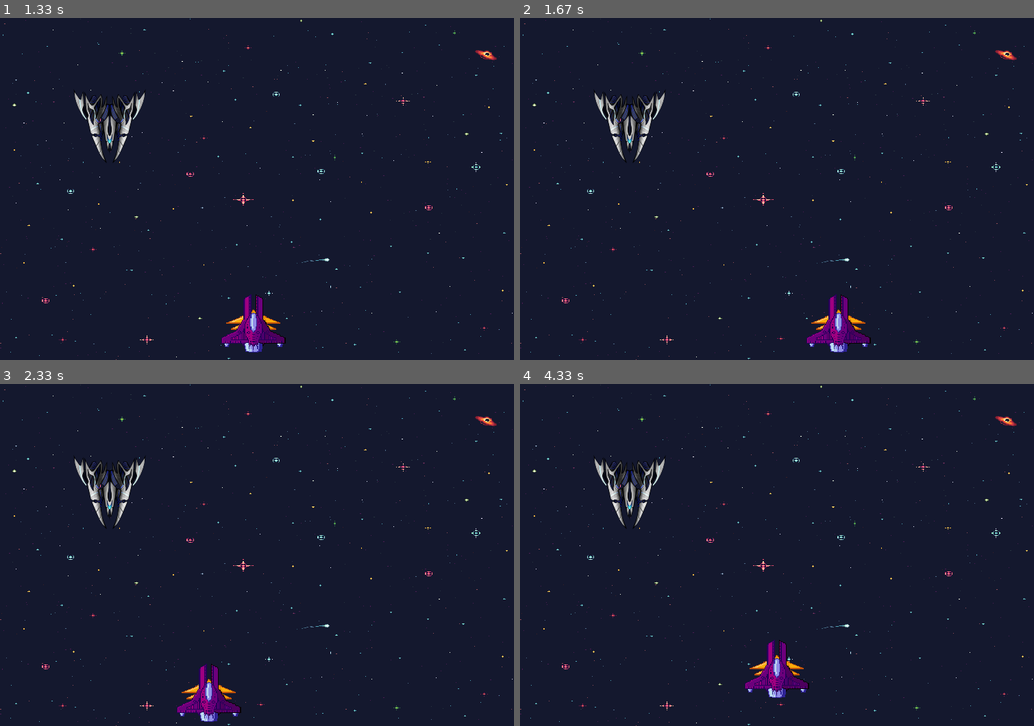
Above: before the commit, frames 1-4 (two rows, left to right).
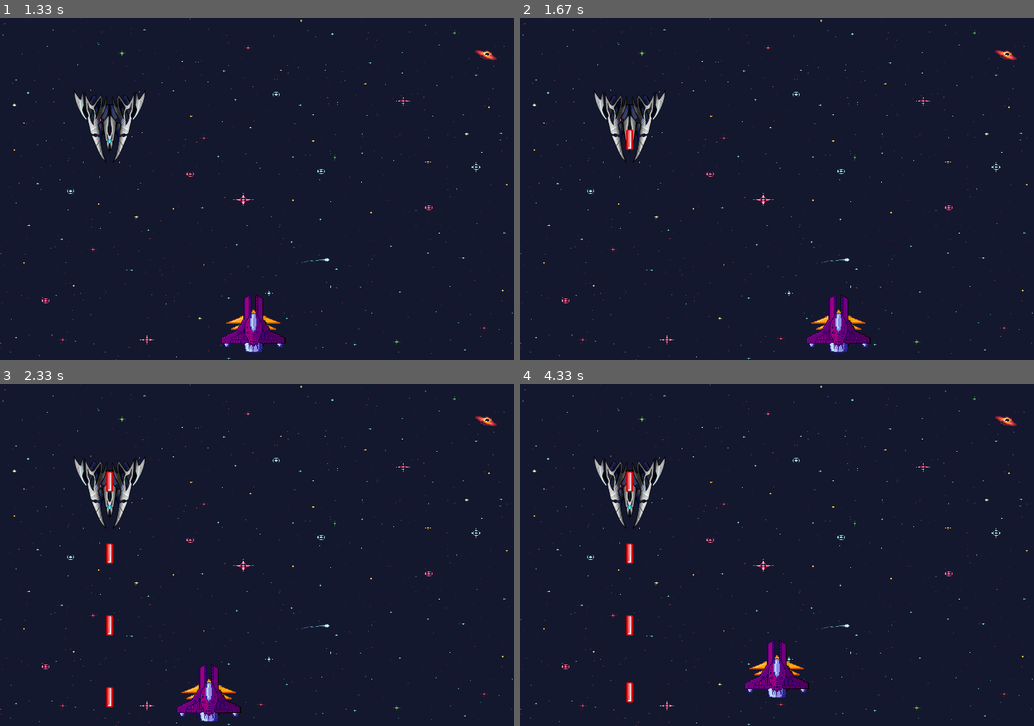
Above: after the commit, the same moments.

Repository: cjs-13/Projeto_pygame
Game: pygame game, started from main.py
Two runs of this game, one before a commit and one after it. Both use one fixed random seed, a clock stepped at 60 frames per second and the inputs below.
Inputs:
- Up to frame 1 (1.33 s): hold D 0.33-0.8 s; hold W 0.83-1.13 s; hold D from 1.17 s (still down)
- Up to frame 2 (1.67 s): release D at 1.63 s
- Up to frame 3 (2.33 s): hold A 1.67-2.2 s; hold S from 2.23 s (still down)
- Up to frame 4 (4.33 s): release S at 2.53 s; hold A 2.57-2.97 s; hold W 3-3.37 s; hold D 3.4-4.03 s; hold S from 4.07 s (still down)

Frame 1 is identical in both runs. In frame 2, less than 0.1% of the frame differs, in the area x 20-22%, y 32-39%; in frame 3, 0.3%, in the area x 20-22%, y 25-95%; in frame 4, 0.3%.

Commit message:
Colisao do laser inimigo com o player

Diff:
--- a/main.py
+++ b/main.py
@@ -20,10 +20,10 @@
     NAVES_INIMIGAS.append(pygame.image.load(os.path.join("assets", f"enemy_ship ({i}).png")).convert_alpha())
 LASER_RED = pygame.image.load(os.path.join("assets", "laser_red.png")).convert_alpha()
 LASER_BLUE = pygame.image.load(os.path.join("assets", "laser_blue.png")).convert_alpha()
-BG = pygame.transform.scale(pygame.image.load(os.path.join("assets", "BG.png")), (LARGURA, ALTURA))
+BG = pygame.transform.scale(pygame.image.load(os.path.join("assets", "BG.png")).convert(), (LARGURA, ALTURA))
 BG_MENU = list()
 for i in range(1, 6):
-    BG_MENU.append(pygame.transform.scale(pygame.image.load(os.path.join("assets", f"BG_menu ({i}).png")), (LARGURA, ALTURA)))
+    BG_MENU.append(pygame.transform.scale(pygame.image.load(os.path.join("assets", f"BG_menu ({i}).png")).convert(), (LARGURA, ALTURA)))
 ICONE = pygame.image.load(os.path.join("assets", "space_ship.png"))
 LOGO = pygame.transform.scale(pygame.image.load(os.path.join("assets", "titulo.png")), (400, 400))
 
@@ -40,7 +40,7 @@
         self.nave = nave
 
     def draw(self, tela):
-        tela.blit(self.img, (self.x + self.nave.largura()//2 - 5, self.y))
+        tela.blit(self.img, (self.x + self.nave.largura()//2 - (self.img.get_width()//2), self.y))
 
     def mover(self, vel):
         self.y += vel
@@ -48,8 +48,8 @@
     def fora_tela(self, altura):
         return self.y <= 0 or self.y >= altura
 
-    def colisao(self, obj):
-        return testa_colisao(self, obj)
+    def colisao(self, obj, validar):
+        return testa_colisao(self, obj, validar)
 
     def largura(self):
         return self.img.get_width()
@@ -63,6 +63,7 @@
         self.y = y
         self.nave_img = None
         self.laser_img = None
+        self.tipo = None
         self.lasers = list()
         self.firerate = 15
         self.cool_down_counter = self.firerate
@@ -84,8 +85,6 @@
     def firerateup(self):
         if self.firerate >= 2:
             self.firerate -= 1
-
-
     def fireratedown(self):
         self.firerate += 1
 
@@ -95,20 +94,11 @@
         else:
             self.scattershot = True
 
-    def mover_laser(self, vel, obj):
-        for laser in self.lasers:
-            laser.move(vel)
-            if laser.fora_tela(ALTURA):
-                self.lasers.remove(laser)
-            elif laser.colisao(obj):
-                self.lasers.remove(laser)
-
     def largura(self):
         return self.nave_img.get_width()
 
     def altura(self):
         return self.nave_img.get_height()
-
 
 class Jogador(Nave):
     def __init__(self, x, y):
@@ -116,6 +106,7 @@
         self.nave_img = NAVE_PRINCIPAL
         self.laser_img = LASER_PRINCIPAL
         self.mascara = pygame.mask.from_surface(self.nave_img)
+        self.tipo = "Jogador"
 
     def mover_laser(self, vel, objs):
         for laser in self.lasers:
@@ -124,8 +115,8 @@
                 self.lasers.remove(laser)
             else:
                 for obj in objs:
-                    if laser.colisao(obj):
-                        objs.remove(obj)
+                    if laser.colisao(obj, True):
+                        #objs.remove(obj)
                         self.lasers.remove(laser)
 
 class Inimigo(Nave):
@@ -134,10 +125,23 @@
         self.nave_img = NAVES_INIMIGAS[2]
         self.laser_img = LASER_RED
         self.mascara = pygame.mask.from_surface(self.nave_img)
-
-def testa_colisao(obj1, obj2):
-    diff_x = obj2.x - obj1.x - (obj2.largura()//2) + ((obj1.largura() * 3)//2)
-    diff_y = obj2.y - obj1.y
+        self.tipo = "Inimigo"
+
+    def mover_laser(self, vel, obj):
+        for laser in self.lasers:
+            laser.mover(vel)
+            if laser.fora_tela(ALTURA):
+                self.lasers.remove(laser)
+            elif laser.colisao(obj, False):
+                self.lasers.remove(laser)
+
+def testa_colisao(obj1, obj2, validar):
+    if validar:
+        diff_x = obj2.x - obj1.x - (obj2.largura()//2) + ((obj1.largura() * 3)//2)
+        diff_y = obj2.y - obj1.y
+    else:
+        diff_x = obj2.x - obj1.x - (obj2.largura()//2) - (obj1.largura()//2)
+        diff_y = obj2.y - obj1.y
     return obj1.mascara.overlap(obj2.mascara, (diff_x, diff_y)) != None
 
 def main():
@@ -152,6 +156,7 @@
         RELOGIO.tick(FPS)
         TELA.blit(BG, (0, 0))
         jogador.draw(TELA)
+
         for nave in inimigos:
             nave.draw(TELA)
         for event in pygame.event.get():
@@ -186,7 +191,9 @@
             jogador.atirar(jogador)
 
         jogador.mover_laser(-lasers_vel, inimigos)
-
+        for nave in inimigos:
+            nave.atirar(nave)
+            nave.mover_laser(lasers_vel, jogador)
         pygame.display.flip()
 
 def menu_principal():
